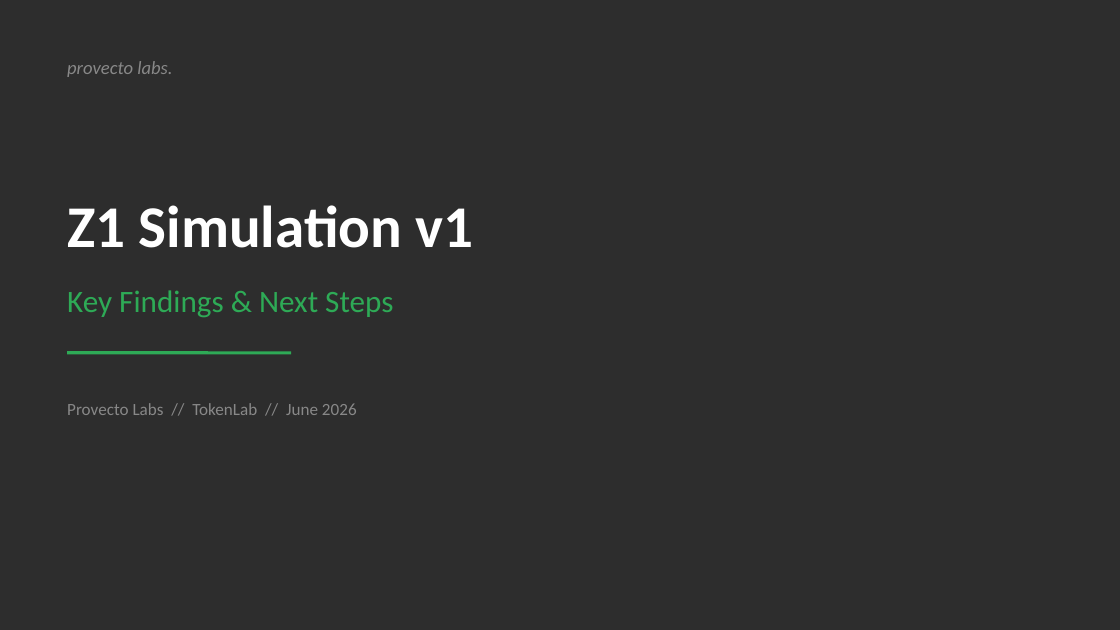
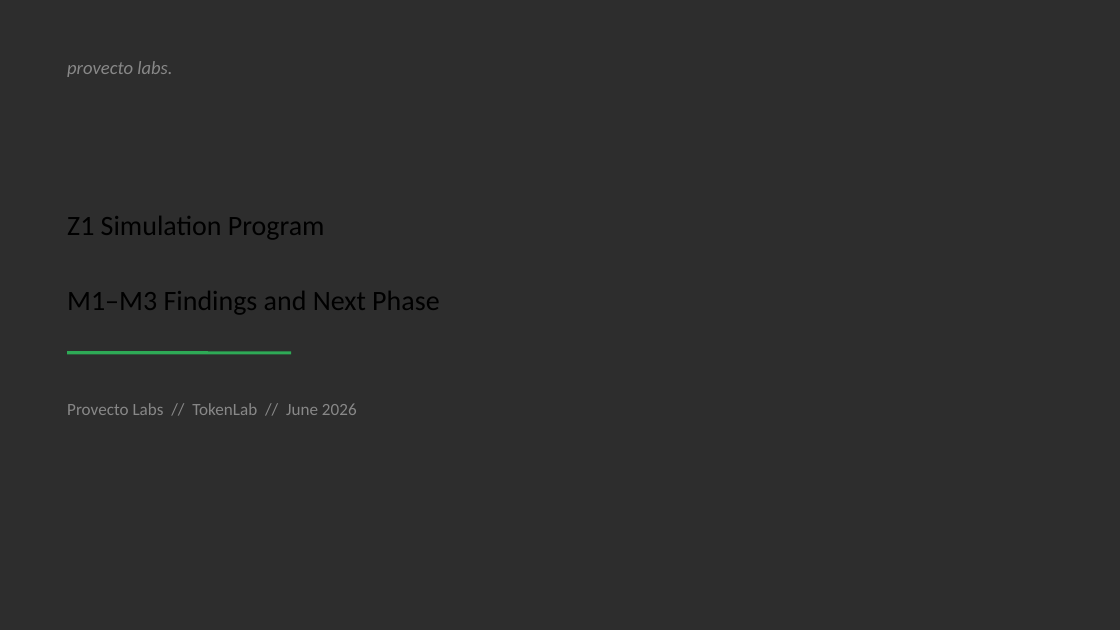
Before and after one commit to stelios12312312/TokenLab, a slide deck: slide 1 of docs_final/2026-06-23/z1_simulation_findings.pptx. Drawn at 1120x630 pixels with LibreOffice and Linux fonts; fonts in the diff are those of the drawing. Boxes give left, top, right and bottom in pixels: in the first picture for what was removed or moved away, otherwise in the second. Text is boxed around its words. In the diff, an @@ line names an element or a change of style, - is before the commit and + after.

```diff
--- a/docs_final/2026-06-23/z1_simulation_findings.pptx
+++ b/docs_final/2026-06-23/z1_simulation_findings.pptx
@@ text at [67,216,325,239]: text changed; size 38 to 18 pt; text colour #FFFFFF to #000000; bold off @@
-Z1 Simulation v1
+Z1 Simulation Program
@@ text at [67,291,439,314]: text changed; size 20 to 18 pt; text colour #2EAA56 to #000000 @@
-Key Findings & Next Steps
+M1–M3 Findings and Next Phase
```
Also in this commit, not shown: 10 other slides changed, 1 other file.
